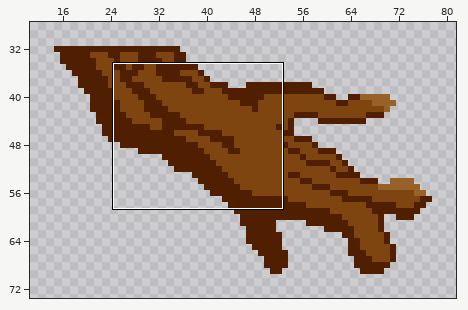
Pixel-art file -- OpenGL/Content/images/ui_0.aseprite. The first picture is a wide view before the edit; the outline marks the close-up.
Close-up. Before:
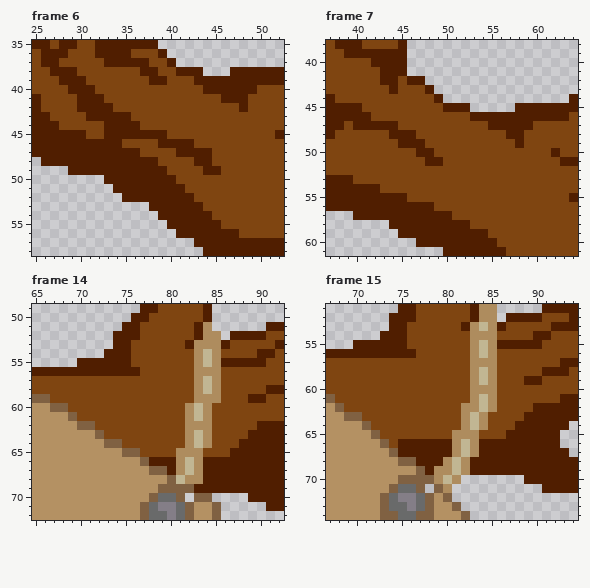
160x128 pixels, 26 frames. Shown: frame 6: x 25..52, y 35..58; frame 7: x 37..64, y 38..61; frame 14: x 65..92, y 49..72; frame 15: x 67..94, y 51..74. The wide view leaves out empty margins. The commit also changed other frames or places, which this record leaves out.
The same view after the edit:
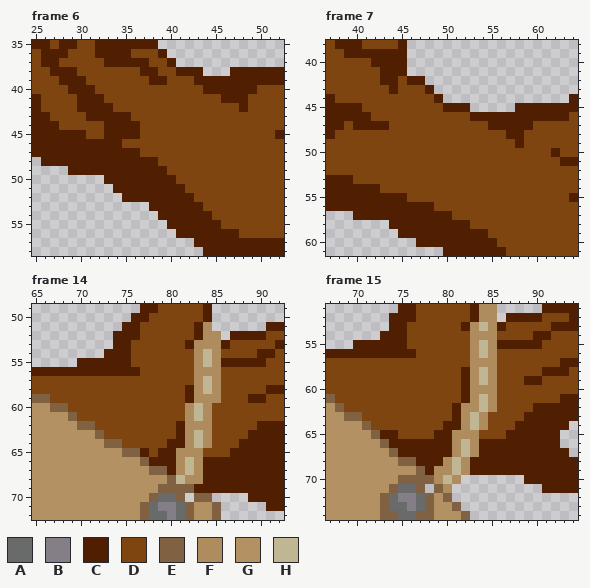
Palette (. is transparent): A #696a6a  B #847e87  C #501e00  D #7f4511  E #806142  F #ae8c5e  G #b49163  H #c1b693
The commit says: Touched up some of the shadows. Time to generate the sprite sheet itself.
From old to new:
Frame 6, layer "Layer 3":
y 45: x 37..39 CCC -> DDD
y 46: x 39..42 CCCC -> DDDD
y 47: x 41..44 CCCC -> DDDD
y 48: x 43..44 CC -> DD
y 49: x 44..45 CC -> DD
Frame 7, layer "Layer 3":
y 47: x 44 C -> D
y 48: x 44..46 CCC -> DDD
y 49: x 45..47 CCC -> DDD
y 50: x 47..48 CC -> DD
y 51: x 48..49 CC -> DD
Frame 14, layer "Layer 6":
y 58..59: x 82 D -> C
y 62..63: x 81 D -> C
y 64: x 80..81 DD -> CC
y 65: x 77 D -> C; x 79..80 DD -> CC
Frame 15, layer "Layer 6":
y 58..61: x 82 D -> C
y 62..63: x 81 D -> C
y 64: x 80..81 DD -> CC
y 65: x 73..74 DD -> CC; x 79..80 DD -> CC
y 66: x 74 D -> C
Pixel boxes of the changes (left, top, right, bottom) in both close-ups:
changed: (140, 130, 221, 175)
changed: (389, 121, 443, 166)
changed: (140, 385, 194, 457)
changed: (434, 367, 470, 439)
changed: (380, 430, 398, 448)
